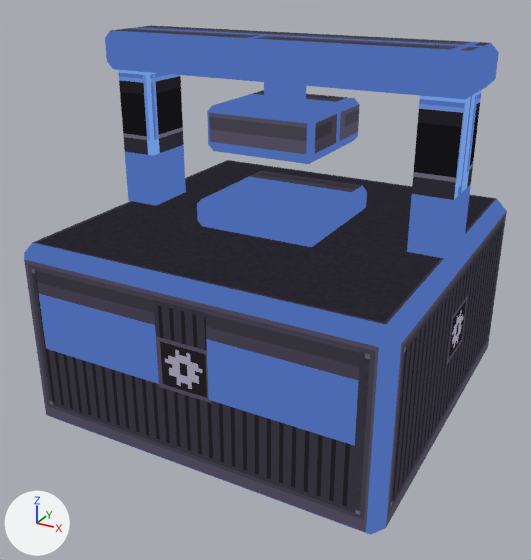
A saved change to the glTF model art/out/comp_factory.glb.
Both versions are drawn from a 50 mm lens placed at (1.25, -2.9, 1.86), pointed at (-0.53, 0.35, 0.24). The lights are fixed; the arrows at lower left show +X, +Y and +Z. The picture after the commit comes second. Vertices at exactly the same position are counted once.

In view in the first picture: 'comp_factory_body', 'comp_factory_ram'.
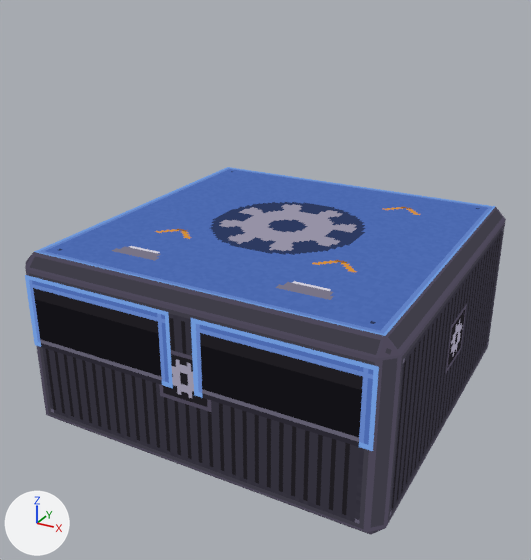
Changed parts and their boxes [x1, y1, x2, y2] in the pictures (531 x 560 px; the box of a moved part takes in the faces that stretch with it):
'comp_factory_body', reshaped (28% shorter)
    before: [24, 25, 507, 535]
    after: [25, 167, 506, 535]
'comp_factory_ram', deleted
    before: [207, 82, 360, 164]
part 1 of me_comp_factory_body, rebuilt (19% wider)
    before: [35, 267, 159, 384]
    after: [25, 275, 173, 388]
part 2 of me_comp_factory_body, rebuilt (21% wider)
    before: [205, 309, 360, 446]
    after: [191, 318, 379, 451]
part 3 of me_comp_factory_body, deleted (blue)
    before: [197, 171, 367, 247]
part 4 of me_comp_factory_body, deleted (blue)
    before: [105, 25, 499, 99]
part 5 of me_comp_factory_body, deleted
    before: [407, 90, 482, 259]
part 6 of me_comp_factory_body, deleted
    before: [118, 70, 186, 206]
part 7 of me_comp_factory_body, moved or reshaped
    before: [24, 160, 507, 532]
    after: [25, 167, 506, 532]
part 8 of me_comp_factory_body, surface changed
    before: [50, 344, 401, 535]
    after: [50, 355, 400, 535]

Patch to the scene script:
```diff
--- a/art/out/comp_factory.glb.py
+++ b/art/out/comp_factory.glb.py
@@ me_comp_factory_body @@
 # used by ob_comp_factory_body; location = (0.0, 0.0, 0.0)
-me_comp_factory_body.from_pydata(...)  # 100 vertices, 156 faces; spans x -1.5..0.5, y -0.5..1.5, z -0.5..1.5
+me_comp_factory_body.from_pydata(...)  # 36 vertices, 50 faces; spans x -1.5..0.5, y -0.5..1.5, z -0.5..0.5
+# me_comp_factory_body part 1: the loose piece of 4 vertices spanning x -1.36..-0.64, y -0.5, z 0.0..0.46 is rebuilt with 4 vertices and now spans x -1.44..-0.56, y -0.5, z 0.0..0.4
+# me_comp_factory_body part 2: the loose piece of 4 vertices spanning x -0.36..0.36, y -0.5, z 0.0..0.46 is rebuilt with 4 vertices and now spans x -0.44..0.44, y -0.5, z 0.0..0.4
+# me_comp_factory_body part 3: the loose piece of 24 vertices spanning x -0.85..-0.15, y 0.15..0.85, z 0.55..0.7 is deleted
+# me_comp_factory_body part 4: the loose piece of 24 vertices spanning x -1.5..0.5, y 0.28..0.72, z 1.3..1.5 is deleted
+# me_comp_factory_body part 5: the loose piece of 8 vertices spanning x 0.25..0.45, y 0.35..0.65, z 0.55..1.3 is deleted
+# me_comp_factory_body part 6: the loose piece of 8 vertices spanning x -1.45..-1.25, y 0.35..0.65, z 0.55..1.3 is deleted
+# me_comp_factory_body part 7
+# 4 vertices are removed from x -1.43..0.43, y -0.43..1.43, z 0.55
+# 14 faces are deleted
+# 8 vertices in x -1.5..0.5, y -0.5..1.5, z 0.48 move by (0.0, 0.0, -0.05)
+# 4 vertices are added at (0.43, 1.43, 0.5), (-1.43, 1.43, 0.5), (-1.43, -0.43, 0.5), (0.43, -0.43, 0.5)
+# 14 new faces join them
+# me_comp_factory_body part 8: 22 kept faces spanning x -1.5..0.5, y -0.5..1.5, z -0.5..0.43 get new texture (UV) coordinates
+# other edits to the shape of me_comp_factory_body do not show in these pictures
 me_comp_factory_body.materials.append(mat_comp_factory)
@@ ob_comp_factory_ram @@
-ob_comp_factory_ram = bpy.data.objects.new('comp_factory_ram', me_comp_factory_ram)
-ob_comp_factory_ram.location = (0.0, 0.0, 0.0)
```
